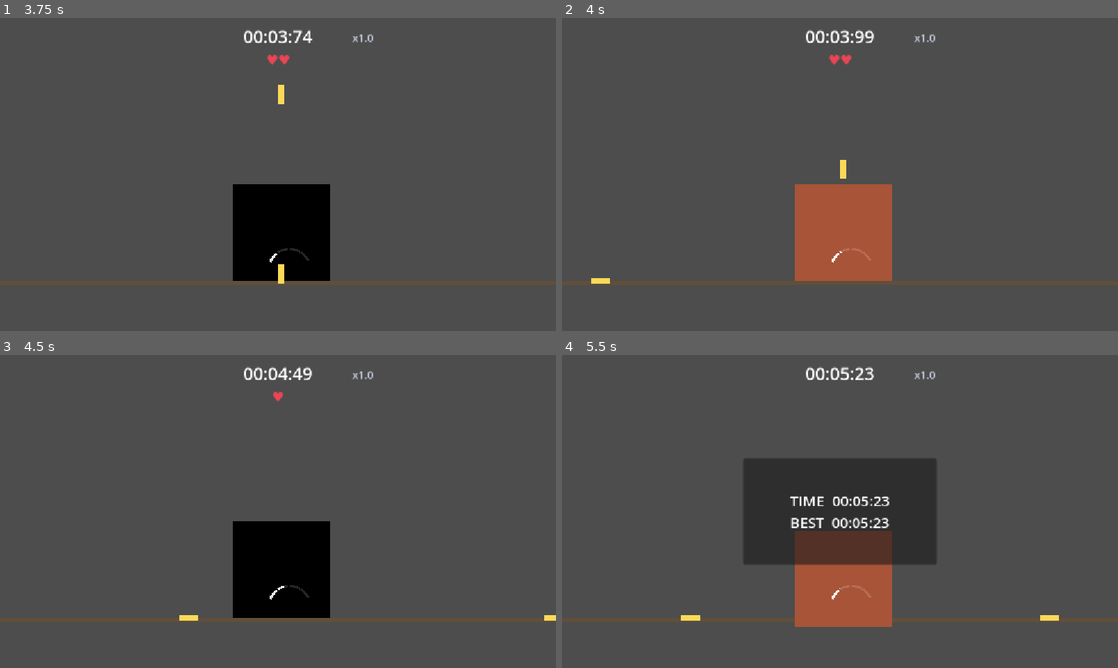
Above: before the commit, frames 1-4 (two rows, left to right).
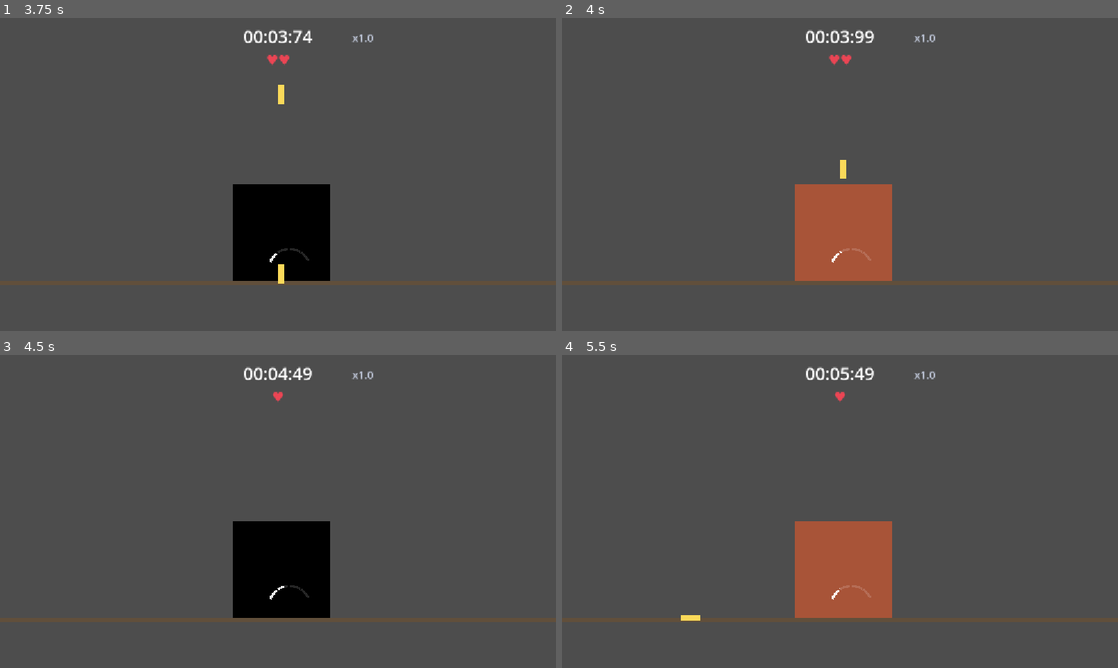
Above: after the commit, the same moments.

Repository: thugzook/desserted-desert-gamejam
Game: Godot game, scene res://scenes/main.tscn
Two runs of this game, one before a commit and one after it. Both use one fixed random seed, a clock stepped at 60 frames per second and the inputs below.
Inputs:
- Up to frame 1 (3.75 s): tap Enter (restart) at 0.5 s; hold D (dodge_right) 0.53-1.28 s; tap J (parry) every 0.75 s from 0.6 to 3.6 s; hold S (dodge_down) 1.28-2.03 s; hold D (dodge_right) 2.03-2.78 s; hold Space (dodge_up) 2.78-3.53 s; hold A (dodge_left) from 3.53 s (still down)
- Up to frame 2 (4 s): keep holding A (dodge_left)
- Up to frame 3 (4.5 s): keep holding A (dodge_left); tap J (parry) at 4.35 s
- Up to frame 4 (5.5 s): release A (dodge_left) at 5.03 s; hold S (dodge_down) from 5.03 s (still down); tap J (parry) at 5.1 s

Frame 1 is identical in both runs. In frame 2, less than 0.1% of the frame differs, in the area x 5-9%, y 83-85%; in frame 3, 0.1%; in frame 4, 12%, in the area x 32-90%, y 3-87%.

Commit message:
Add rest_beats_between_measures knob for breathers between phrases
Co-Authored-By: Claude Fable 5 <noreply@anthropic.com>

Diff:
--- a/dodge-guy-gamejam/scripts/pattern_spawner.gd
+++ b/dodge-guy-gamejam/scripts/pattern_spawner.gd
@@ -31,6 +31,10 @@
 ## Beats of silence before measure 1 the first time through. Reaction runway —
 ## keep it at least ~3 so the very first note still gets its full telegraph.
 @export var lead_in_beats := 4.0
+## Beats of silence inserted after EVERY measure (including the last, before the
+## loop wraps). The player's breather between phrases. 0 = measures back to back;
+## 2 = a half-measure rest in 4/4; 4 = a full silent measure after each one.
+@export var rest_beats_between_measures := 2.0
 ## TUNE: which lanes an "ANY" (undisclosed direction) note may resolve to.
 ## Duplicate an entry to weight it, remove one to retire it.
 @export var lanes: Array[Projectile.Lane] = [
@@ -122,7 +126,9 @@
 
 	var bpm := bpm_override if bpm_override > 0.0 else float(data.get("bpm", 100.0))
 	_seconds_per_beat = 60.0 / bpm
-	var beats_per_measure := float(data.get("beats_per_measure", 4))
+	# Every measure is stretched by the rest, so notes keep their in-measure
+	# timing but each phrase starts rest_beats later than the file says.
+	var beats_per_measure := float(data.get("beats_per_measure", 4)) + rest_beats_between_measures
 	var steps_per_beat := float(data.get("steps_per_beat", 4))
 	_loop_beats = float(data.get("measures", 10)) * beats_per_measure
 
